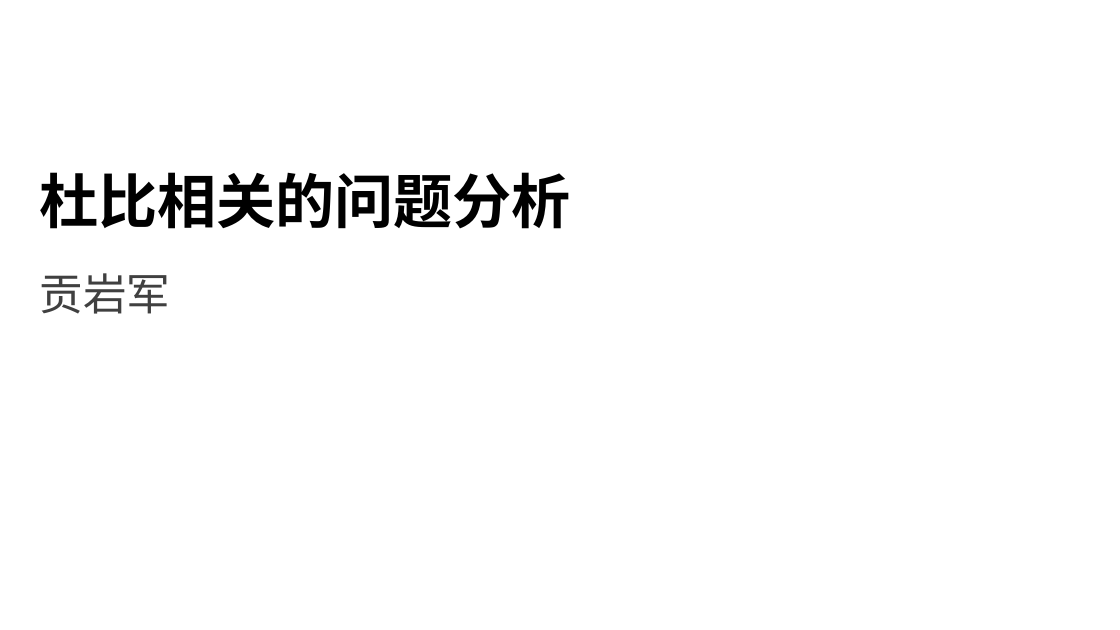
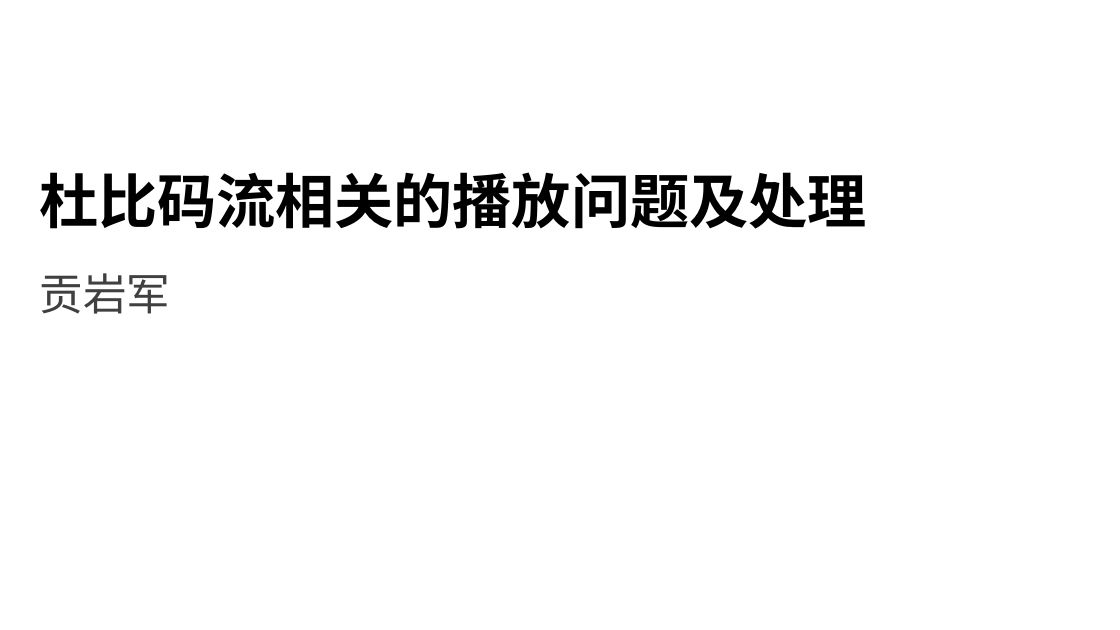
Before and after one commit to byrgyj/Document, a slide deck: slide 1 of ISO_IEC_Document/mpegts/ppt/2018-第四季度季度会报告.pptx. Drawn at 1120x630 pixels with LibreOffice and Linux fonts; fonts in the diff are those of the drawing; background and template pictures are left out. Boxes give left, top, right and bottom in pixels: in the first picture for what was removed or moved away, otherwise in the second. Text is boxed around its words. In the diff, an @@ line names an element or a change of style, - is before the commit and + after.

```diff
--- a/ISO_IEC_Document/mpegts/ppt/2018-第四季度季度会报告.pptx
+++ b/ISO_IEC_Document/mpegts/ppt/2018-第四季度季度会报告.pptx
@@ title at (39,172,867,229): text changed @@
-杜比相关的问题分析
+杜比码流相关的播放问题及处理
```
Also in this commit, not shown: 6 other slides changed.
